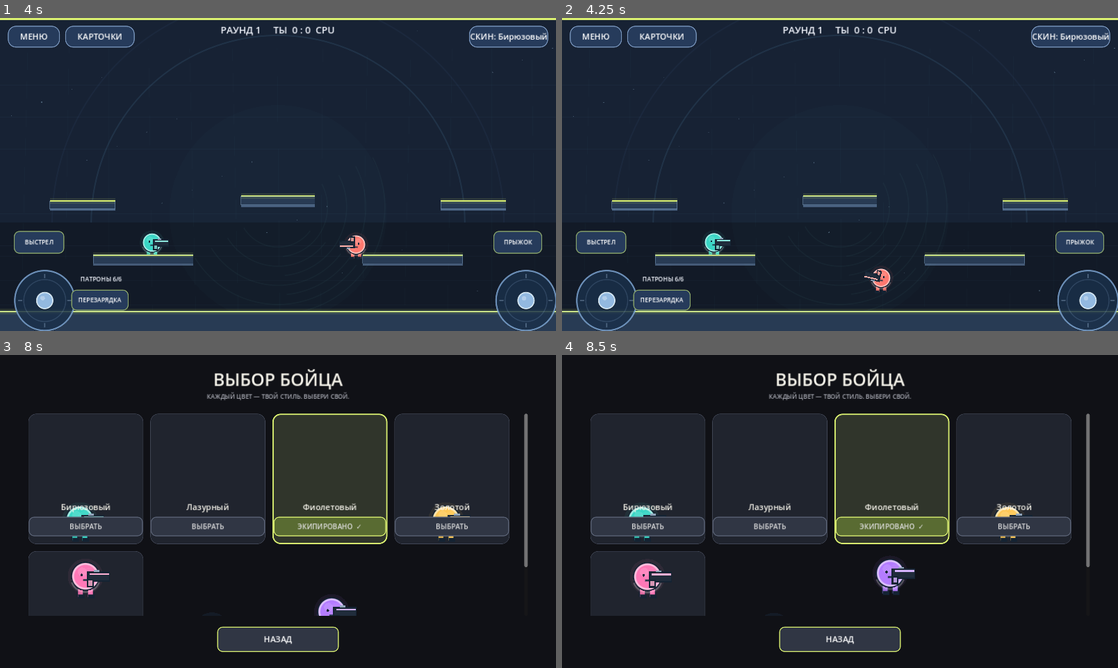
Above: before the commit, frames 1-4 (two rows, left to right).
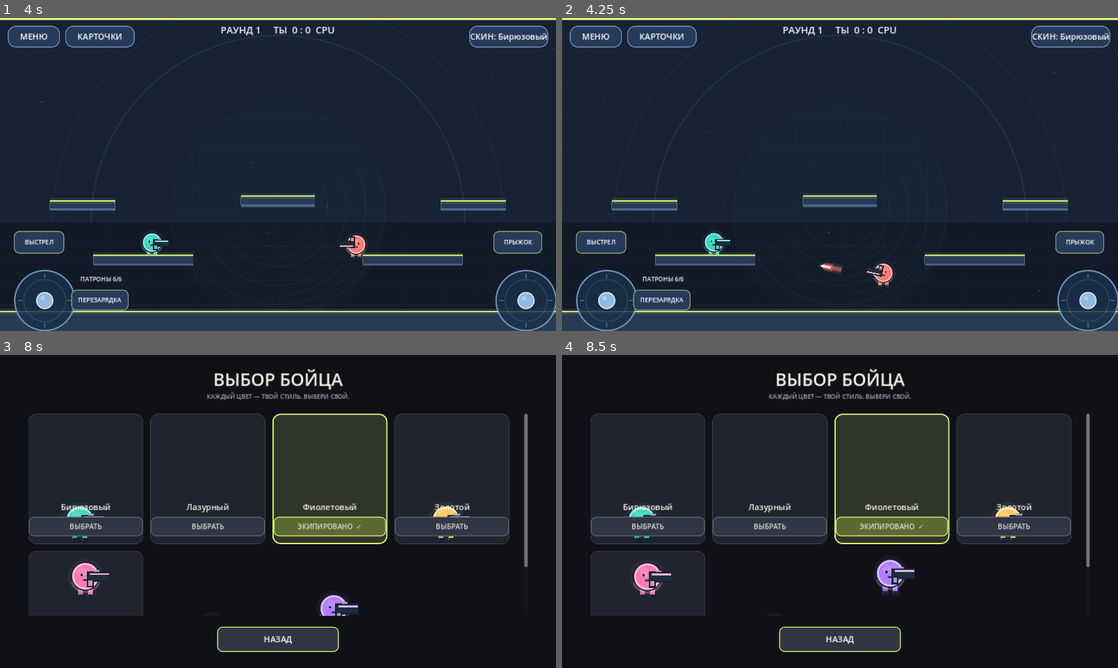
Above: after the commit, the same moments.

Repository: loslam-del/Kiwi-rounds
Game: Godot game, scene res://scenes/main.tscn
Same seed, same stepped clock (60 frames per second), same inputs: the game is played once before the commit and once after it.
Inputs:
- Up to frame 1 (4 s): click "ИГРАТЬ" at 0.5 s; click "ОНЛАЙН — ПОЗЖЕ" at 1.25 s; click "НАЗАД" at 2 s; click "ПРОТИВ БОТОВ" at 2.75 s; click "ЛЁГКАЯ" at 3.5 s
- Up to frame 2 (4.25 s): no input
- Up to frame 3 (8 s): click "СКИН: Бирюзовый" at 4.25 s; click "ЭКИПИРОВАНО ✓" at 5 s; click "ВЫБРАТЬ" at 5.75 s; click "ВЫБРАТЬ" at 6.5 s; click "ВЫБРАТЬ" at 7.25 s
- Up to frame 4 (8.5 s): click "ЭКИПИРОВАНО ✓" at 8 s

Frame 1 is identical in both runs. In frame 2, 0.3% of the frame differs, in the area x 46-60%, y 78-88%; in frame 3, 0.2%; in frame 4, nothing differs.
Error after the commit: Invalid call. Nonexistent function 'apply_ragdoll_impulse' in base 'CharacterBody2D (ArenaPlayer)'. (res://scripts/pulse.gd:105)

Commit message:
Correct bot decision timer after reload fix

Diff:
--- a/scripts/player.gd
+++ b/scripts/player.gd
@@ -219,7 +219,6 @@
     bot_think -= delta
     if ammo <= 0 and reload_timer <= 0.0:
         start_reload()
-    bot_think -= delta
     if bot_think <= 0.0:
         bot_think = 0.18
         if ammo > 0 and reload_timer <= 0.0 and aim_vector.length() > 0.0 and randf() < bot_accuracy:
